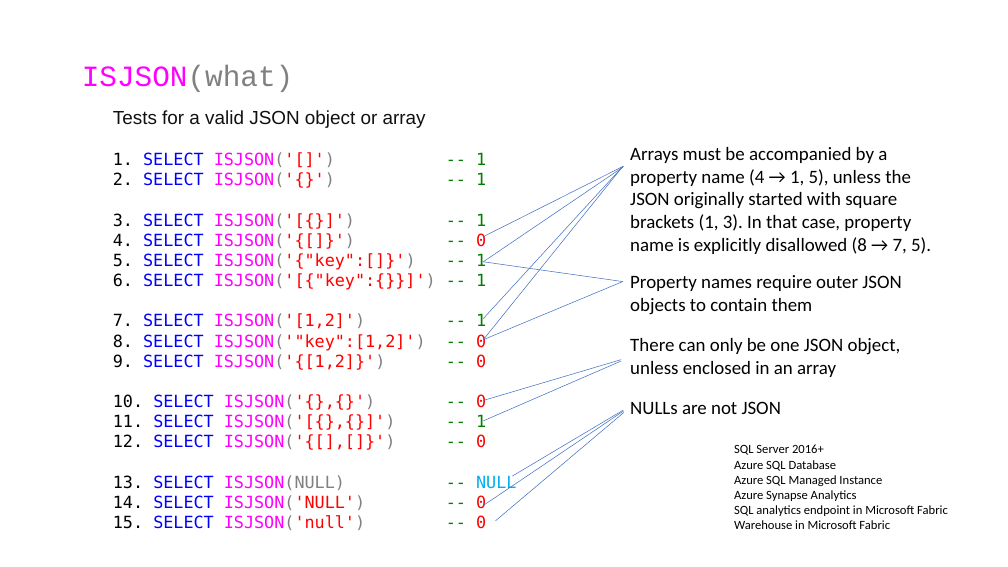
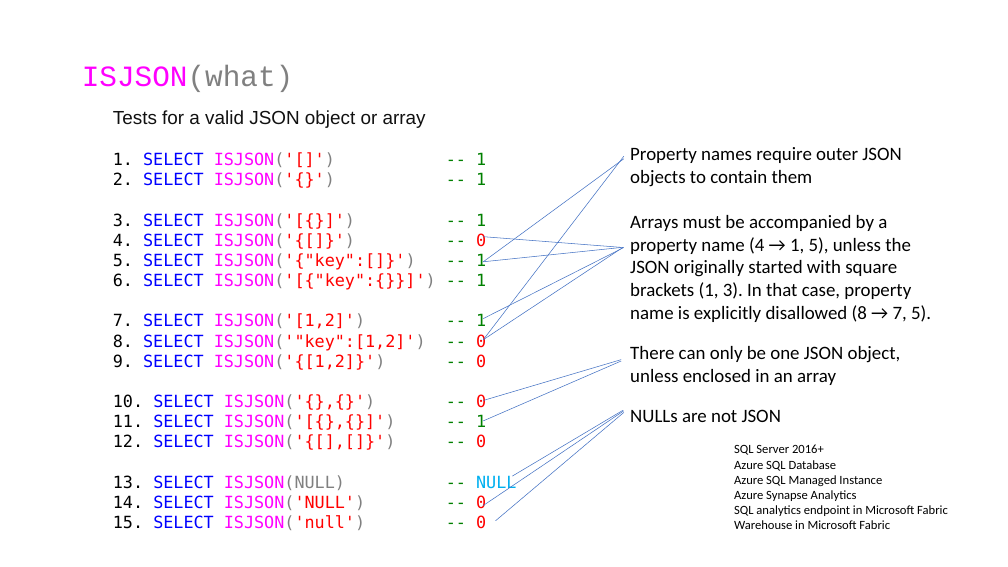
Before and after one commit to jbfoushee/MyPresentations, a slide deck: slide 30 of TSQL_JSON_Operators/TSQL_JSON_Operators.pptx (slide 29 before the commit). Drawn at 1008x567 pixels with LibreOffice and Linux fonts; fonts in the diff are those of the drawing. Boxes give left, top, right and bottom in pixels: in the first picture for what was removed or moved away, otherwise in the second. Text is boxed around its words. In the diff, an @@ line names an element or a change of style, - is before the commit and + after.

```diff
--- a/TSQL_JSON_Operators/TSQL_JSON_Operators.pptx
+++ b/TSQL_JSON_Operators/TSQL_JSON_Operators.pptx
@@ text at box(630, 147, 901, 187): paragraph added @@
+Property names require outer JSON objects to contain them
@@ line moved from (483, 262) - (623, 281) to (483, 262) - (624, 159) @@
@@ line moved from (483, 340) - (623, 281) to (483, 340) - (624, 157) @@
@@ line moved from (483, 237) - (623, 166) to (483, 237) - (623, 247) @@
@@ line moved from (483, 340) - (623, 166) to (483, 340) - (623, 247) @@
@@ line moved from (483, 318) - (623, 166) to (483, 318) - (624, 247) @@
@@ line moved from (483, 262) - (624, 166) to (483, 262) - (622, 247) @@
@@ text at box(630, 275, 901, 315): paragraph removed @@
-Property names require outer JSON objects to contain them
```
Also in this commit, not shown: 1 slide added, 1 other file.
